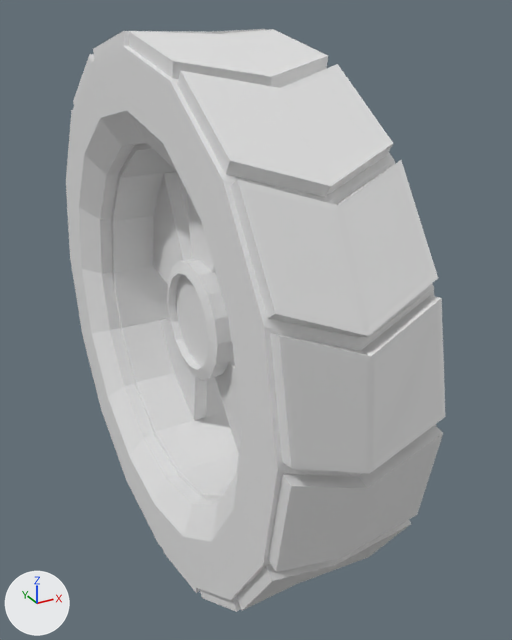
The FBX model Blender/Karts/Kart 3/trasera iz.fbx, before and after one commit.
Before and after are seen from a camera (50 mm lens) standing at (3.612, -0.303, 1.376) and looking at (4.456, 1.231, 0.609). The axes (+X, +Y, +Z) are drawn at lower left. The lights are the same throughout. The picture after the commit comes second. Where no turn or scale is listed for an object, it has been applied to the vertices.
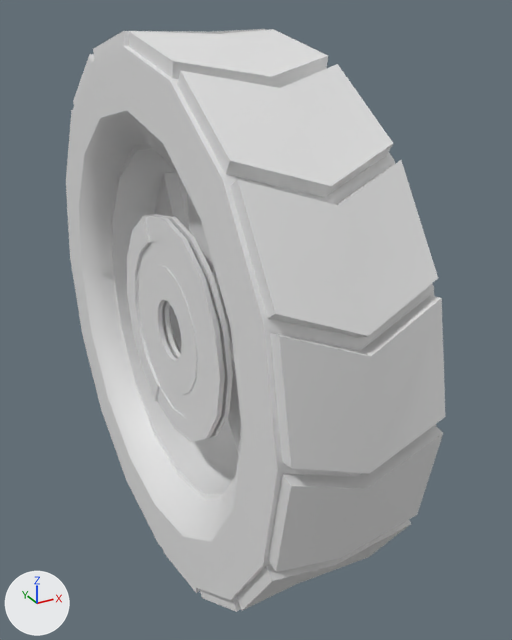
The newer file is also turned or shifted as a whole; pictures and numbers use the older file's frame.

The change, as a list of edits to the scene's bpy script:
```text
Change me_circle_017:
    used by ob_circle_008; location = (4.348, 1.294, 0.616)
    remove me_circle_017.from_pydata(...)  # 834 vertices, 842 faces; spans x -0.191..0.188, y -0.715..0.715, z -0.715..0.715
    add me_circle_017.from_pydata(...)  # 1118 vertices, 1124 faces; spans x -0.191..0.188, y -0.715..0.715, z -0.715..0.715
    me_circle_017 part 1: a new loose piece of 256 vertices spanning x -0.118..-0.085, y -0.302..0.3, z -0.314..0.288
    me_circle_017 part 2: a new loose piece of 28 vertices spanning x -0.123..-0.08, y 0.1..0.312, z -0.291..0.265
```

Boxes [x1, y1, x2, y2] around the edits, measured in the pictures (512 x 640 px):
part 1 of me_circle_017, added: after [137, 215, 233, 442]
part 2 of me_circle_017, added: after [127, 214, 159, 402]
